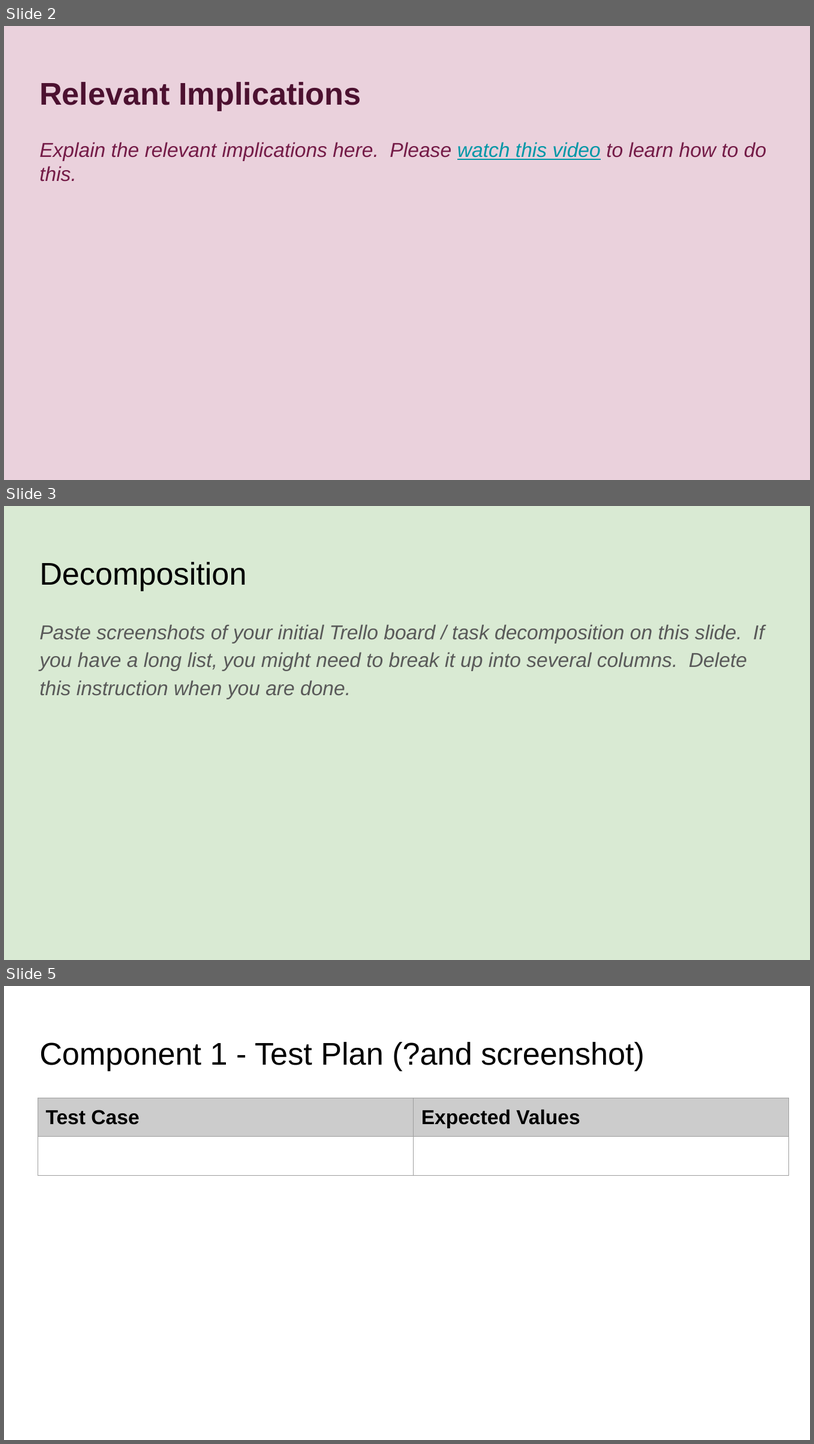
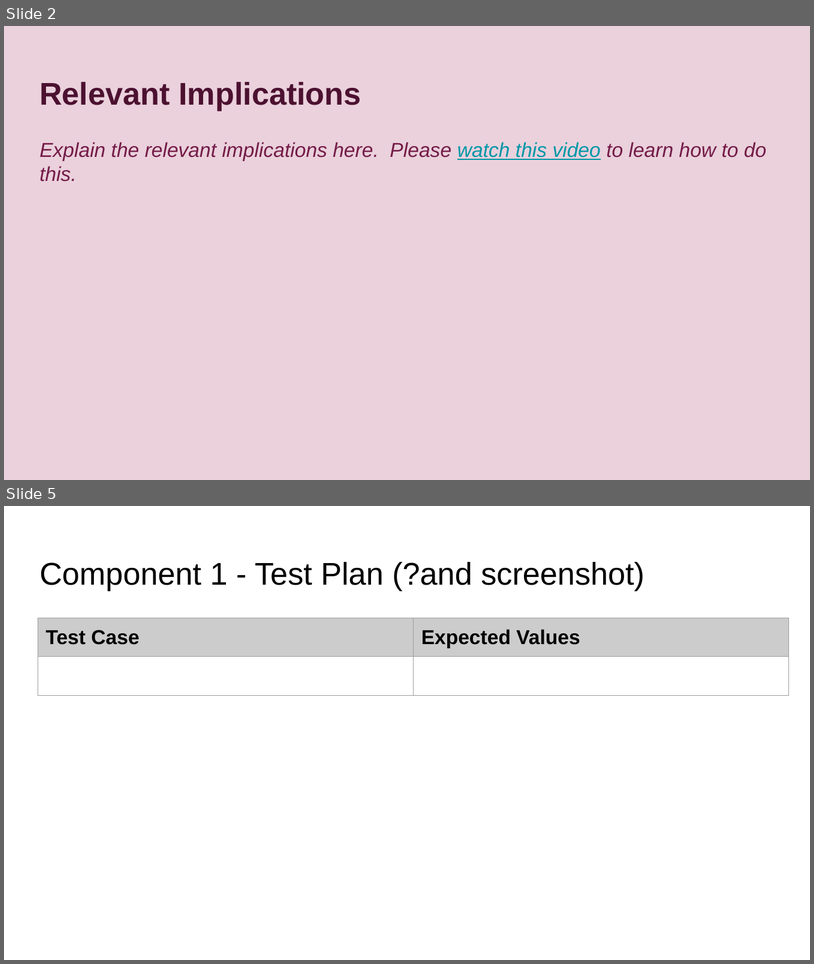
Before and after one commit to James-Wilde/Pizza_Bot, a slide deck: 022_91893+_+91897+Documentation.pptx. Shown one above the other, each under a label of ours: slides 2, 3 and 5 before the commit, slides 2 and 5 after it; the slides between them are not shown. The pictures are 814x1444 and 814x964 pixels, drawn with LibreOffice and Linux fonts; fonts in the diff are those of the drawing. Boxes give left, top, right and bottom in pixels: in the first picture for what was removed or moved away, otherwise in the second. Text is boxed around its words. In the diff, an @@ line names an element or a change of style, - is before the commit and + after.

```diff
--- a/022_91893+_+91897+Documentation.pptx
+++ b/022_91893+_+91897+Documentation.pptx
@@ slide 3 removed at (4,506,810,960), background #D9EAD3 @@
@@ title removed at (39,562,246,591) @@
-Decomposition
@@ text removed at (39,624,765,699) @@
-Paste screenshots of your initial Trello board / task decomposition on this slide. If you have a long list, you might need to break it up into several columns. Delete this instruction when you are done.
```
Also in this commit, not shown: 2 slides changed, 3 slides added.
